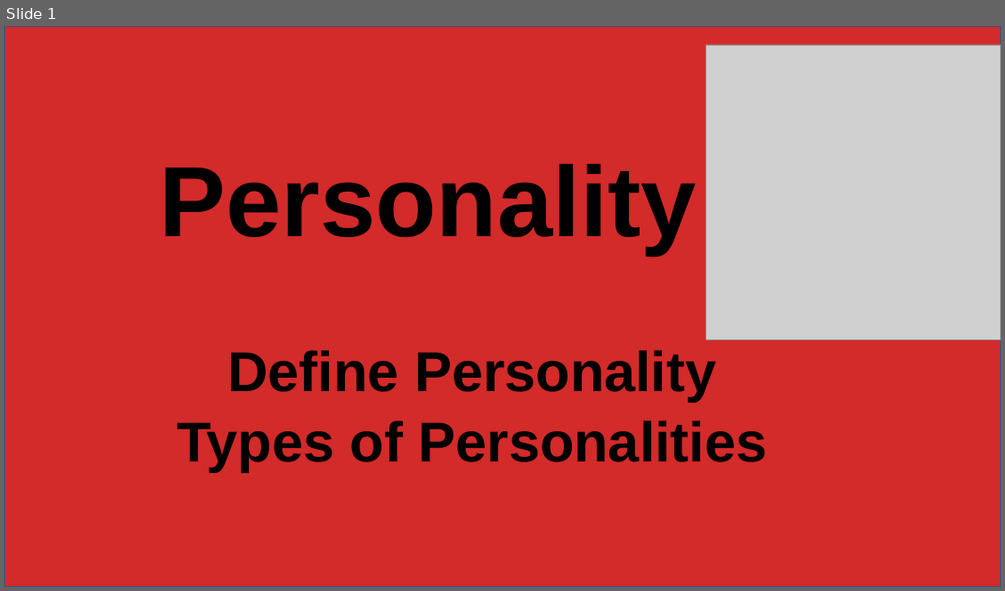
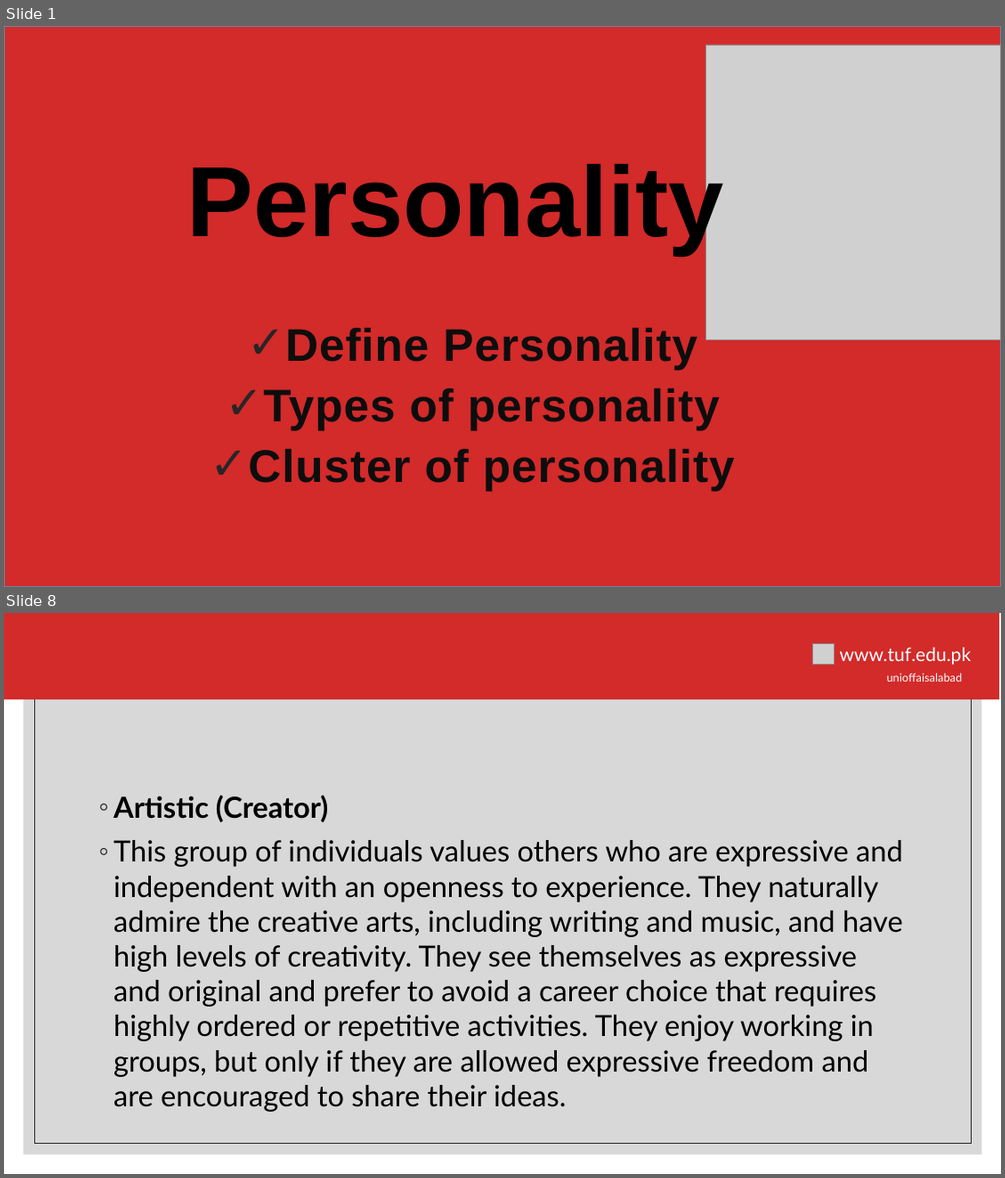
Before and after one commit to hamnasz/Semester-IV, a slide deck: Psychology/Mids/Slides/Lecture # 6.pptx. Shown one above the other, each under a label of ours: slide 1 before the commit, slides 1 and 8 after it; the slides between them are not shown. The pictures are 1005x591 and 1005x1178 pixels, drawn with LibreOffice and Linux fonts; fonts in the diff are those of the drawing; grey boxes stand for pictures; background and template pictures are left out. Boxes give left, top, right and bottom in pixels: in the first picture for what was removed or moved away, otherwise in the second. Text is boxed around its words. In the diff, an @@ line names an element or a change of style, - is before the commit and + after.

```diff
--- a/Psychology/Mids/Slides/Lecture # 6.pptx
+++ b/Psychology/Mids/Slides/Lecture # 6.pptx
@@ slide 8 added at (4, 613, 1001, 1174), background #FFFFFF @@
@@ rectangle added at (24, 633, 982, 1154), fill #BFBFBF at 60% opacity @@
@@ rectangle added at (34, 643, 971, 1143), outline #262626 0.5 pt @@
@@ group added at (4, 613, 999, 699): 2 texts, 1 rectangle, 1 picture @@
+unioffaisalabad
+www.tuf.edu.pk
@@ text added at (113, 795, 903, 1111), 28 pt, text #000000 @@
+◦ Artistic (Creator)
+◦ This group of individuals values others who are expressive and independent with an openness to experience. They naturally admire the creative arts, including writing and music, and have high levels of creativity. They see themselves as expressive and original and prefer to avoid a career choice that requires highly ordered or repetitive activities. They enjoy working in groups, but only if they are allowed expressive freedom and are encouraged to share their ideas.
@@ slide 1 changed as well @@
@@ rectangle at (4, 26, 1001, 587): outline #325491 1 pt to #6D879B 1 pt @@
@@ rectangle added at (111, 130, 894, 483), fill #FFFFFF @@
@@ text "Personality" rewrapped from (160, 164, 696, 254) to (187, 157, 724, 254) @@
@@ subtitle "Define Personality": place and size @@
-subtitle "Define Personality" at (177, 350, 768, 472)
+subtitle "Define Personality" at (248, 328, 735, 491)
@@ subtitle at (285, 328, 697, 370): size 54 to 44 pt, text colour #000000 to #0D0D0D, letter spacing 0 to 0.8 pt in "Define Personality"; bullet none to ✓; line spacing 0.9 to 1.1; less space between paragraphs @@
@@ subtitle at (248, 388, 735, 491): text changed; size 54 to 44 pt; text colour #000000 to #0D0D0D @@
-Types of Personalities
+✓ Types of personality
+✓ Cluster of personality
```
Also in this commit, not shown: 2 other slides changed, 8 other slides added, 9 slides removed, 4 other files.
